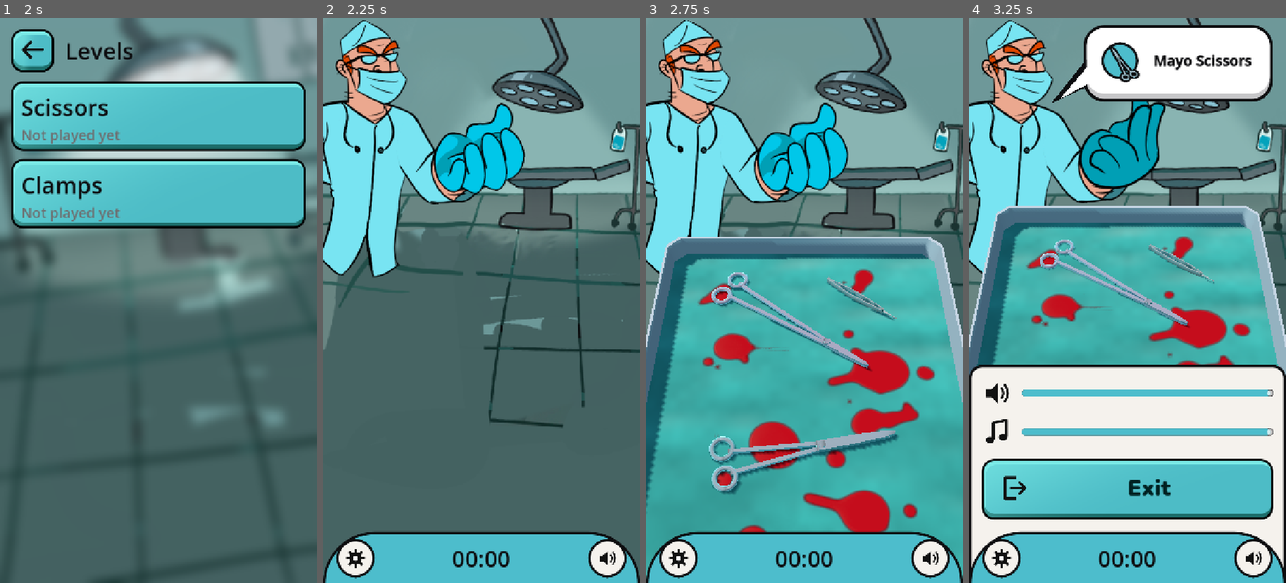
Above: before the commit, frames 1-4 (left to right).
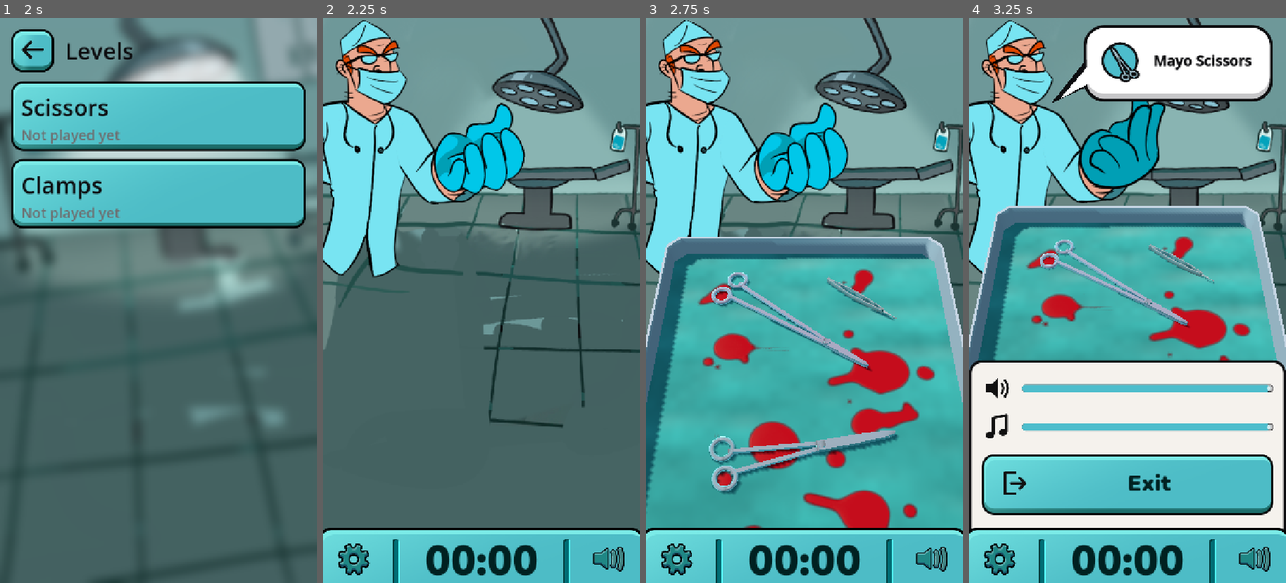
Above: after the commit, the same moments.

Repository: optimisticlucio/untitled-game-jam-game
Game: Godot game, scene res://ui/main_menu.tscn
Same seed, same stepped clock (60 frames per second), same inputs: the game is played once before the commit and once after it.
Inputs (mouse positions are in pixels of both pictures, inside the frame that each line leads up to):
- Up to frame 1 (2 s): click "Settings" at 0.5 s; click "Play" at 1.25 s
- Up to frame 2 (2.25 s): click (481, 114) at 2.02 s
- Up to frame 3 (2.75 s): no input
- Up to frame 4 (3.25 s): click (1000, 560) at 2.75 s

Frame 1 is identical in both runs. In frame 2, 4.7% of the frame differs, in the area x 0-100%, y 90-100%; in frame 3, 4.7%; in frame 4, 13%, in the area x 0-100%, y 60-100%.

Commit message:
HUD: Julia's bottom bar, laid out symmetrically
From her ui_menu_bottom.psd: the bar, two separators, the gear and the
speaker (muted = without its waves), at 1.5x the UI size. Her file had the
right separator 14 px and the speaker 7 px off the mirror of the left side;
here both sides mirror around the centre, and the clock (Nunito Black, 96)
sits at her height. The round HUD buttons and the flat bar style are gone
from the theme; BarButton is icon-only, darker while pressed or muted.

Co-Authored-By: Claude Opus 5.5 <noreply@anthropic.com>

Diff:
--- a/ui/hud.gd
+++ b/ui/hud.gd
@@ -3,7 +3,8 @@
 ## In-game HUD (portrait): a bottom bar with Settings (left), a clock counting up (middle) and a
 ## sound on/off button (right). Settings opens a sheet that slides up from behind the bar, with
 ## sound and music volume and Exit. The game never pauses.
-## Placeholder art: ui/theme.tres and ui/icons/.
+## Art: Julia's bar and separators (ui/art/hud_*.png) and icons (ui/icons/hud_*.png), from her
+## ui_menu_bottom.psd, laid out symmetrically. Muted = the speaker without its waves.
 ##
 ## For the game scene: instance ui/hud.tscn and call start_clock() when a round starts.
 ## Exit goes to the main menu unless something is connected to exit_requested.
@@ -12,8 +13,8 @@
 signal exit_requested
 
 const MAIN_MENU := "res://ui/main_menu.tscn"
-const SOUND_ICON := preload("res://ui/icons/sound.svg")
-const SOUND_OFF_ICON := preload("res://ui/icons/sound_off.svg")
+const SOUND_ICON := preload("res://ui/icons/hud_sound_on.png")
+const SOUND_OFF_ICON := preload("res://ui/icons/hud_sound_off.png")
 
 ## Seconds counted by the clock (only while running).
 var elapsed := 0.0
--- a/ui/hud.tscn
+++ b/ui/hud.tscn
@@ -2,12 +2,14 @@
 
 [ext_resource type="Script" path="res://ui/hud.gd" id="1_srpbi"]
 [ext_resource type="Theme" path="res://ui/theme.tres" id="2_spcu4"]
-[ext_resource type="Texture2D" path="res://ui/icons/sound.svg" id="3_sound"]
+[ext_resource type="Texture2D" path="res://ui/icons/hud_sound_on.png" id="3_sound"]
 [ext_resource type="Script" path="res://ui/bottom_sheet.gd" id="4_m0eg6"]
 [ext_resource type="PackedScene" path="res://ui/settings_panel.tscn" id="5_b00kl"]
 [ext_resource type="Script" path="res://ui/settings_panel.gd" id="6_so1yu"]
 [ext_resource type="Texture2D" path="res://ui/icons/exit.svg" id="7_65xic"]
-[ext_resource type="Texture2D" path="res://ui/icons/gear.svg" id="8_mp5xd"]
+[ext_resource type="Texture2D" path="res://ui/icons/hud_gear.png" id="8_mp5xd"]
+[ext_resource type="Texture2D" path="res://ui/art/hud_bar.png" id="9_bar"]
+[ext_resource type="Texture2D" path="res://ui/art/hud_separator.png" id="10_separator"]
 
 [node name="Hud" type="CanvasLayer" unique_id=970798869]
 layer = 10
@@ -49,51 +51,91 @@
 icon = ExtResource("7_65xic")
 
 [node name="BarRoom" type="Control" parent="Root/Sheet/Column" unique_id=1093384721]
-custom_minimum_size = Vector2(0, 90)
+custom_minimum_size = Vector2(0, 101)
 layout_mode = 2
 mouse_filter = 2
 
-[node name="BottomBar" type="PanelContainer" parent="Root" unique_id=1782204917]
+[node name="BottomBar" type="Control" parent="Root" unique_id=1782204917]
 unique_name_in_owner = true
 layout_mode = 1
 anchors_preset = 12
 anchor_top = 1.0
 anchor_right = 1.0
 anchor_bottom = 1.0
-offset_top = -116.0
+offset_top = -127.0
 grow_horizontal = 2
 grow_vertical = 0
-theme_type_variation = &"BottomBar"
 
-[node name="Row" type="HBoxContainer" parent="Root/BottomBar" unique_id=340181257]
-layout_mode = 2
+[node name="Art" type="TextureRect" parent="Root/BottomBar"]
+layout_mode = 1
+anchors_preset = 15
+anchor_right = 1.0
+anchor_bottom = 1.0
+mouse_filter = 2
+texture = ExtResource("9_bar")
+expand_mode = 1
 
-[node name="SettingsButton" type="Button" parent="Root/BottomBar/Row" unique_id=1433113420]
+[node name="SeparatorLeft" type="TextureRect" parent="Root/BottomBar"]
+layout_mode = 1
+anchor_left = 0.230278
+anchor_right = 0.230278
+anchor_bottom = 1.0
+offset_left = -7.5
+offset_top = 26.0
+offset_right = 7.5
+mouse_filter = 2
+texture = ExtResource("10_separator")
+expand_mode = 1
+
+[node name="SeparatorRight" type="TextureRect" parent="Root/BottomBar"]
+layout_mode = 1
+anchor_left = 0.769722
+anchor_right = 0.769722
+anchor_bottom = 1.0
+offset_left = -7.5
+offset_top = 26.0
+offset_right = 7.5
+mouse_filter = 2
+texture = ExtResource("10_separator")
+expand_mode = 1
+
+[node name="SettingsButton" type="Button" parent="Root/BottomBar" unique_id=1433113420]
 unique_name_in_owner = true
-custom_minimum_size = Vector2(88, 88)
-layout_mode = 2
-size_flags_vertical = 4
-theme_type_variation = &"RoundButton"
+layout_mode = 1
+anchor_left = 0.097222
+anchor_right = 0.097222
+offset_left = -44.0
+offset_top = 29.0
+offset_right = 44.0
+offset_bottom = 117.0
+theme_type_variation = &"BarButton"
 icon = ExtResource("8_mp5xd")
 icon_alignment = 1
 expand_icon = true
 
-[node name="Clock" type="Label" parent="Root/BottomBar/Row" unique_id=848465814]
+[node name="Clock" type="Label" parent="Root/BottomBar" unique_id=848465814]
 unique_name_in_owner = true
-layout_mode = 2
-size_flags_horizontal = 3
+layout_mode = 1
+anchor_left = 0.3
+anchor_right = 0.7
+anchor_bottom = 1.0
+offset_top = 11.0
+offset_bottom = -14.0
 theme_type_variation = &"ClockLabel"
-theme_override_font_sizes/font_size = 52
 text = "00:00"
 horizontal_alignment = 1
 vertical_alignment = 1
 
-[node name="MuteButton" type="Button" parent="Root/BottomBar/Row" unique_id=124914252]
+[node name="MuteButton" type="Button" parent="Root/BottomBar" unique_id=124914252]
 unique_name_in_owner = true
-custom_minimum_size = Vector2(88, 88)
-layout_mode = 2
-size_flags_vertical = 4
-theme_type_variation = &"RoundButton"
+layout_mode = 1
+anchor_left = 0.902778
+anchor_right = 0.902778
+offset_left = -55.0
+offset_top = 28.5
+offset_right = 55.0
+offset_bottom = 117.5
+theme_type_variation = &"BarButton"
 toggle_mode = true
 icon = ExtResource("3_sound")
 icon_alignment = 1
--- a/ui/theme.tres
+++ b/ui/theme.tres
@@ -3,20 +3,6 @@
 [ext_resource type="Texture2D" path="res://ui/art/button.png" id="1_button"]
 [ext_resource type="Texture2D" path="res://ui/art/button_pressed.png" id="2_button_pressed"]
 [ext_resource type="FontFile" path="res://ui/fonts/Nunito-VariableFont_wght.ttf" id="3_nunito"]
-
-[sub_resource type="StyleBoxFlat" id="StyleBoxFlat_bar"]
-content_margin_left = 30.0
-content_margin_top = 14.0
-content_margin_right = 30.0
-content_margin_bottom = 10.0
-bg_color = Color(0.3, 0.74, 0.8, 1)
-border_width_left = 6
-border_width_top = 6
-border_width_right = 6
-border_color = Color(0.05, 0.05, 0.06, 1)
-corner_radius_top_left = 120
-corner_radius_top_right = 120
-corner_detail = 20
 
 [sub_resource type="StyleBoxFlat" id="StyleBoxFlat_circle"]
 content_margin_left = 6.0
@@ -125,6 +111,8 @@
 texture_margin_right = 30.0
 texture_margin_bottom = 30.0
 
+[sub_resource type="StyleBoxEmpty" id="StyleBoxEmpty_bar_button"]
+
 [sub_resource type="FontVariation" id="FontVariation_button"]
 base_font = ExtResource("3_nunito")
 variation_opentype = {
@@ -165,40 +153,6 @@
 corner_radius_bottom_right = 8
 corner_radius_bottom_left = 8
 
-[sub_resource type="StyleBoxFlat" id="StyleBoxFlat_round"]
-content_margin_left = 18.0
-content_margin_top = 18.0
-content_margin_right = 18.0
-content_margin_bottom = 18.0
-bg_color = Color(0.96, 0.95, 0.93, 1)
-border_width_left = 6
-border_width_top = 6
-border_width_right = 6
-border_width_bottom = 6
-border_color = Color(0.05, 0.05, 0.06, 1)
-corner_radius_top_left = 80
-corner_radius_top_right = 80
-corner_radius_bottom_right = 80
-corner_radius_bottom_left = 80
-corner_detail = 16
-
-[sub_resource type="StyleBoxFlat" id="StyleBoxFlat_round_pressed"]
-content_margin_left = 18.0
-content_margin_top = 18.0
-content_margin_right = 18.0
-content_margin_bottom = 18.0
-bg_color = Color(0.82, 0.8, 0.77, 1)
-border_width_left = 6
-border_width_top = 6
-border_width_right = 6
-border_width_bottom = 6
-border_color = Color(0.05, 0.05, 0.06, 1)
-corner_radius_top_left = 80
-corner_radius_top_right = 80
-corner_radius_bottom_right = 80
-corner_radius_bottom_left = 80
-corner_detail = 16
-
 [sub_resource type="StyleBoxFlat" id="StyleBoxFlat_rtqkv"]
 content_margin_left = 28.0
 content_margin_top = 28.0
@@ -280,8 +234,15 @@
 
 [resource]
 default_font_size = 40
-BottomBar/base_type = &"PanelContainer"
-BottomBar/styles/panel = SubResource("StyleBoxFlat_bar")
+BarButton/base_type = &"Button"
+BarButton/colors/icon_hover_pressed_color = Color(0.72, 0.72, 0.72, 1)
+BarButton/colors/icon_pressed_color = Color(0.72, 0.72, 0.72, 1)
+BarButton/styles/disabled = SubResource("StyleBoxEmpty_bar_button")
+BarButton/styles/focus = SubResource("StyleBoxEmpty_bar_button")
+BarButton/styles/hover = SubResource("StyleBoxEmpty_bar_button")
+BarButton/styles/hover_pressed = SubResource("StyleBoxEmpty_bar_button")
+BarButton/styles/normal = SubResource("StyleBoxEmpty_bar_button")
+BarButton/styles/pressed = SubResource("StyleBoxEmpty_bar_button")
 BubbleCircle/base_type = &"PanelContainer"
 BubbleCircle/styles/panel = SubResource("StyleBoxFlat_circle")
 BubbleInner/base_type = &"PanelContainer"
@@ -309,7 +270,9 @@
 CardPanel/base_type = &"PanelContainer"
 CardPanel/styles/panel = SubResource("StyleBoxFlat_7any1")
 ClockLabel/base_type = &"Label"
-ClockLabel/font_sizes/font_size = 64
+ClockLabel/colors/font_color = Color(0.0, 0.13, 0.13, 1)
+ClockLabel/font_sizes/font_size = 96
+ClockLabel/fonts/font = SubResource("FontVariation_button")
 HSlider/styles/grabber_area = SubResource("StyleBoxFlat_3fgq6")
 HSlider/styles/grabber_area_highlight = SubResource("StyleBoxFlat_3fgq6")
 HSlider/styles/slider = SubResource("StyleBoxFlat_y5ki2")
@@ -321,11 +284,6 @@
 IconButton/styles/normal = SubResource("StyleBoxTexture_icon_button")
 IconButton/styles/pressed = SubResource("StyleBoxTexture_icon_button_pressed")
 Label/colors/font_color = Color(0.05, 0.05, 0.06, 1)
-RoundButton/base_type = &"Button"
-RoundButton/styles/focus = SubResource("StyleBoxEmpty_rqugq")
-RoundButton/styles/hover = SubResource("StyleBoxFlat_round")
-RoundButton/styles/normal = SubResource("StyleBoxFlat_round")
-RoundButton/styles/pressed = SubResource("StyleBoxFlat_round_pressed")
 SheetPanel/base_type = &"PanelContainer"
 SheetPanel/styles/panel = SubResource("StyleBoxFlat_rtqkv")
 SmallLabel/base_type = &"Label"
Binary file added: ui/art/hud_bar.png
Not shown, added: ui/art/hud_bar.png.import
Binary file added: ui/art/hud_separator.png
Not shown, added: ui/art/hud_separator.png.import
Binary file added: ui/icons/hud_gear.png
Not shown, added: ui/icons/hud_gear.png.import
Binary file added: ui/icons/hud_sound_off.png
Not shown, added: ui/icons/hud_sound_off.png.import
Binary file added: ui/icons/hud_sound_on.png
Not shown, added: ui/icons/hud_sound_on.png.import
